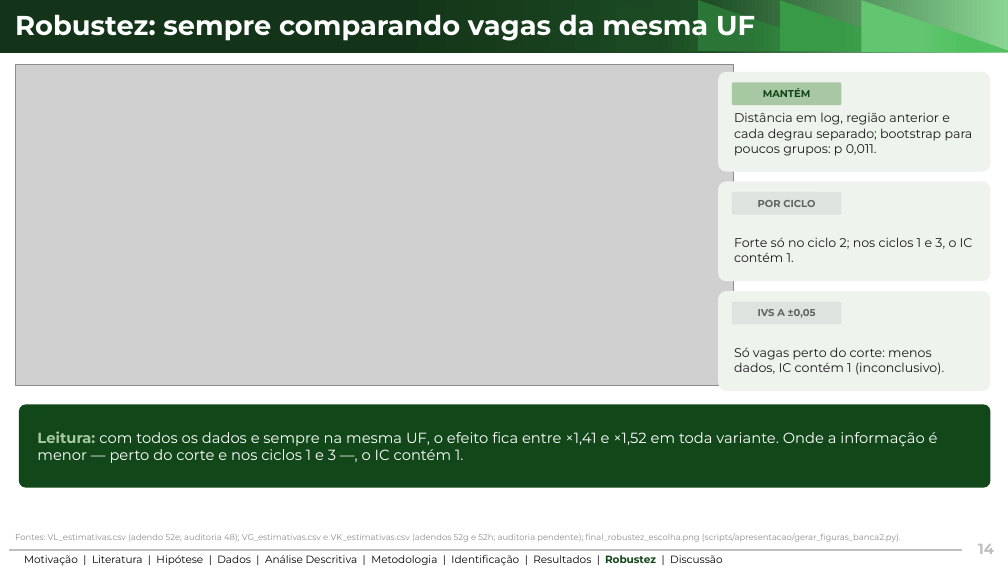
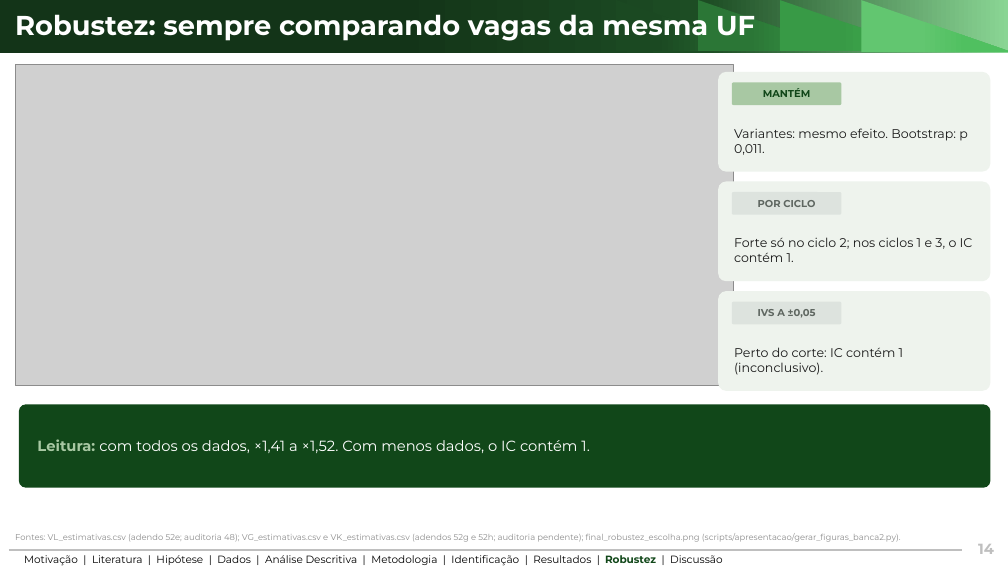
Before and after one commit to ka1victor/impact-eval-health-econ-pmme, a slide deck: slide 14 of output/apresentacao_banca_final/deck_banca_final.pptx. Drawn at 1008x567 pixels with LibreOffice and Linux fonts; fonts in the diff are those of the drawing; grey boxes stand for pictures; background and template pictures are left out. Boxes give left, top, right and bottom in pixels: in the first picture for what was removed or moved away, otherwise in the second. Text is boxed around its words. In the diff, an @@ line names an element or a change of style, - is before the commit and + after.

```diff
--- a/output/apresentacao_banca_final/deck_banca_final.pptx
+++ b/output/apresentacao_banca_final/deck_banca_final.pptx
@@ text in rounded rectangle at <box>734,128,968,155</box>: text changed @@
-Distância em log, região anterior e cada degrau separado; bootstrap para poucos grupos: p 0,011.
+Variantes: mesmo efeito. Bootstrap: p 0,011.
@@ text in rounded rectangle at <box>734,347,904,375</box>: text changed @@
-Só vagas perto do corte: menos dados, IC contém 1 (inconclusivo).
+Perto do corte: IC contém 1 (inconclusivo).
@@ text in rounded rectangle at <box>37,439,589,453</box>: text changed @@
-Leitura: com todos os dados e sempre na mesma UF, o efeito fica entre ×1,41 e ×1,52 em toda variante. Onde a informação é menor — perto do corte e nos ciclos 1 e 3 —, o IC contém 1.
+Leitura: com todos os dados, ×1,41 a ×1,52. Com menos dados, o IC contém 1.
```
Also in this commit, not shown: 13 other slides changed, 5 other files.
